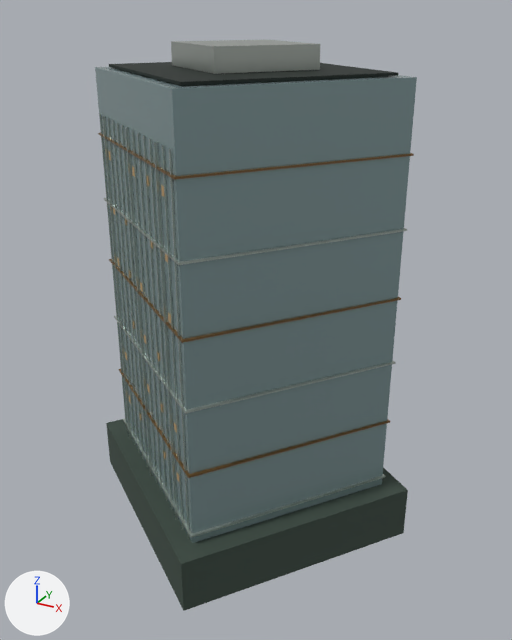
A saved change to the glTF model landmarks/assets/ketong-tower.glb.
The view is the same before and after, from a 50 mm lens placed at (71.2, -124.4, 109.9), pointed at (3.2, -0.7, 48.0). Lighting does not change. The marker at lower left points along +X, +Y and +Z. The older version comes first. Vertices at exactly the same position are counted once.

The older version as bpy lines, for what is in view:
```python
ob_crown_box = bpy.data.objects.new('crown_box', me_crown_box)
ob_crown_box.location = (0.0, 0.0, 0.0)
ob_envelope = bpy.data.objects.new('envelope', me_envelope)
ob_envelope.location = (0.0, 0.0, 0.0)
ob_floor_bands = bpy.data.objects.new('floor_bands', me_floor_bands)
ob_floor_bands.location = (0.0, 0.0, 0.0)
ob_floor_bands_001 = bpy.data.objects.new('floor_bands.001', me_floor_bands_001)
ob_floor_bands_001.location = (0.0, 0.0, 0.0)
ob_podium = bpy.data.objects.new('podium', me_podium)
ob_podium.location = (0.0, 0.0, 0.0)
# also in view: 'roof_deck' at (0.0, 0.0, 99.2); 'fins' at (0.0, 0.0, 45.3)
```
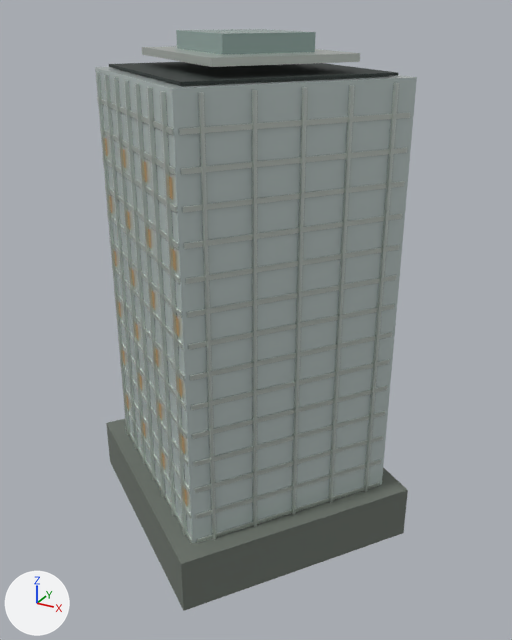
Pixel boxes [x1, y1, x2, y2] of what changed, in the pictures (512 x 640 px):
```json
{"object": "envelope", "change": "recoloured", "before": [95, 67, 417, 543], "after": [95, 67, 417, 543], "on screen": "grey to light grey"}
{"object": "podium", "change": "recoloured", "before": [106, 419, 408, 611], "after": [106, 419, 408, 611], "on screen": "lighter"}
{"object": "crown_box", "change": "reshaped", "before": [171, 40, 320, 74], "after": [142, 46, 360, 67], "on screen": "46% wider, 37% shorter"}
{"object": "crown_box.001", "change": "added", "after": [176, 29, 316, 54]}
{"object": "floor_bands.001", "change": "deleted", "before": [98, 133, 414, 478]}
{"object": "floor_bands", "change": "unchanged, uncovered by the edit", "before": [104, 198, 407, 538], "after": [97, 97, 410, 543]}
```

The change, as JSON lines over the scene's bpy script:
```json
{"op": "set", "path": "mat_glass.base_color", "old": "(0.27, 0.381, 0.392)", "new": "(0.558, 0.644, 0.631)", "note": "grey #8ea6a8 -> light grey #c5d2d0"}
{"op": "set", "path": "mat_stone.base_color", "old": "(0.0452, 0.0704, 0.0545)", "new": "(0.153, 0.175, 0.15)", "note": "greyish green #3c4b42 -> grey #6d746c"}
{"block": "me_crown_box", "where": "# used by ob_crown_box; location = (0.0, 0.0, 0.0)"}
{"op": "remove", "block": "me_crown_box", "code": "me_crown_box.from_pydata(...)  # 8 vertices, 12 faces; spans x -15.0..15.0, y -14.9..14.9, z 99.6..104.0"}
{"op": "add", "block": "me_crown_box", "code": "me_crown_box.from_pydata(...)  # 8 vertices, 12 faces; spans x -23.3..23.3, y -22.3..22.3, z 101.3..102.7"}
{"block": "me_crown_box", "change": "me_crown_box part 1: the whole mesh is rebuilt"}
{"op": "add", "block": "me_crown_box_001", "code": ["me_crown_box_001 = bpy.data.meshes.new('crown_box.001')", "me_crown_box_001.from_pydata([(14.6, 0.7, 102.4), (-4.0, 14.0, 102.4), (-14.6, -0.7, 102.4), (4.0, -14.0, 102.4), (-14.6, -0.7, 106.0), (4.0, -14.0, 106.0), (-4.0, 14.0, 106.0), (14.6, 0.7, 106.0)], [], [(0, 3, 2), (0, 2, 1), (3, 2, 4), (3, 4, 5), (2, 1, 6), (2, 6, 4), (1, 0, 7), (1, 7, 6), (0, 7, 5), (0, 5, 3), (5, 4, 6), (5, 6, 7)])", "me_crown_box_001.materials.append(mat_glass_alt)  # grey #9eb6b0"]}
{"op": "remove", "block": "ob_floor_bands_001", "code": ["ob_floor_bands_001 = bpy.data.objects.new('floor_bands.001', me_floor_bands_001)", "ob_floor_bands_001.location = (0.0, 0.0, 0.0)"]}
{"op": "add", "block": "ob_crown_box_001", "code": ["ob_crown_box_001 = bpy.data.objects.new('crown_box.001', me_crown_box_001)", "ob_crown_box_001.location = (0.0, 0.0, 0.0)"]}
```
